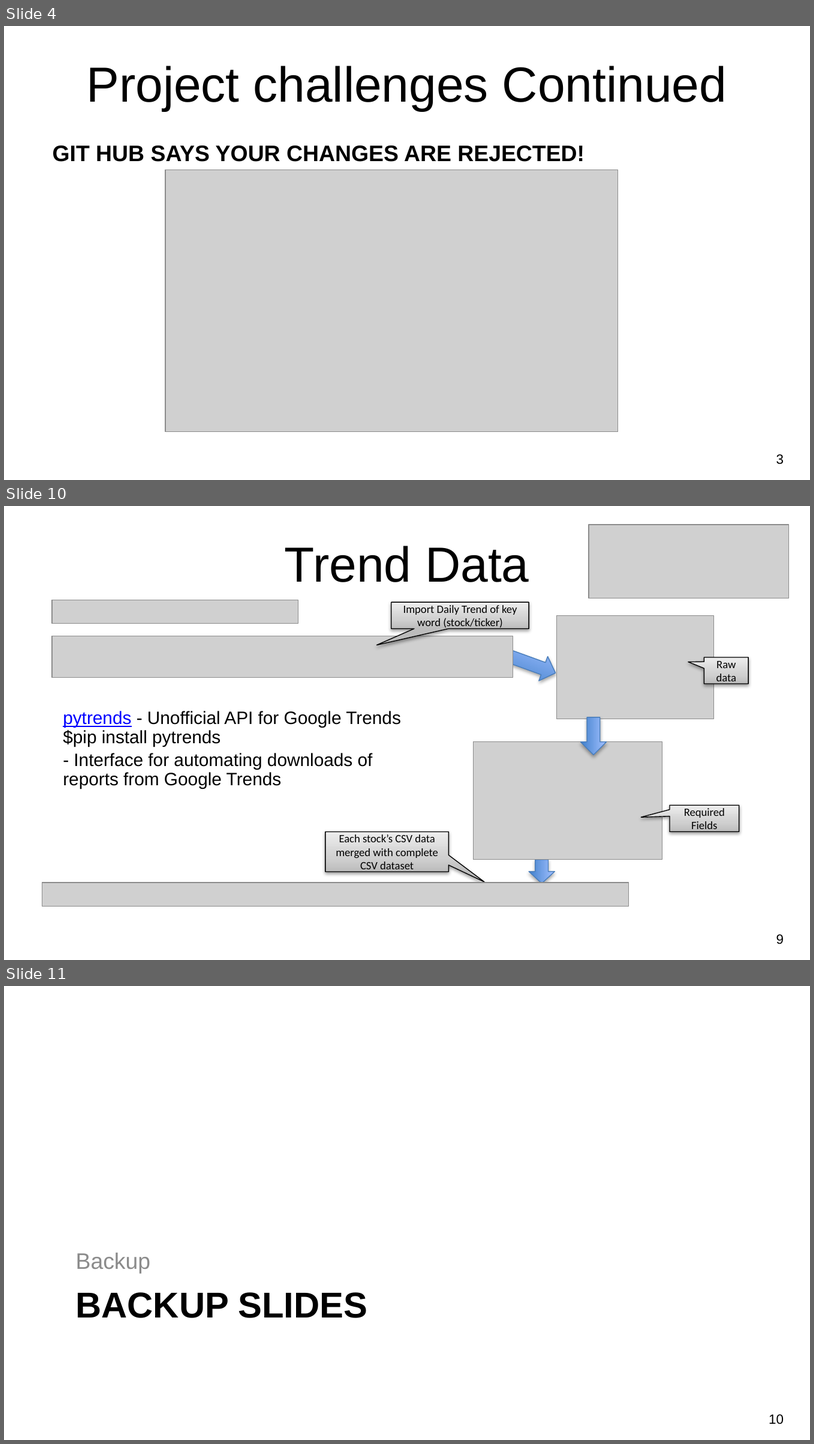
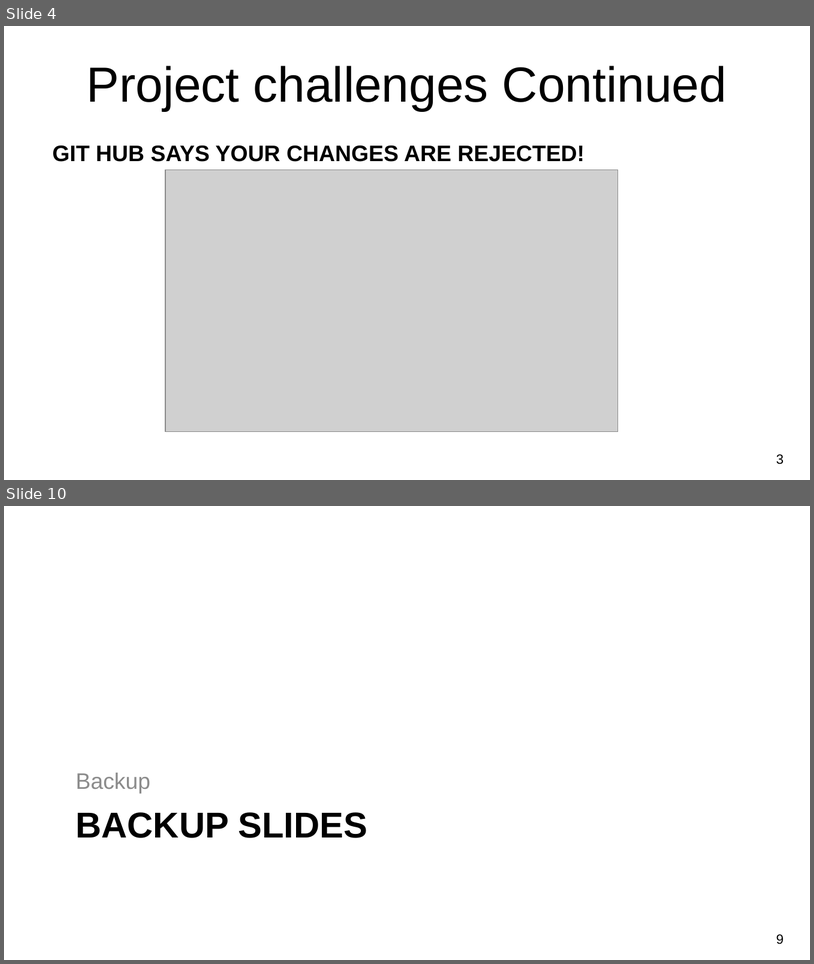
Before and after one commit to owenmeyer3/job-search-challenge, a slide deck: NU-Project2_Jobs Analysis.pptx. Shown one above the other, each under a label of ours: slides 4, 10 and 11 before the commit, slides 4 and 10 after it; the slides between them are not shown. The pictures are 814x1444 and 814x964 pixels, drawn with LibreOffice and Linux fonts; fonts in the diff are those of the drawing; grey boxes stand for pictures; background and template pictures are left out. Boxes give left, top, right and bottom in pixels: in the first picture for what was removed or moved away, otherwise in the second. Text is boxed around its words. In the diff, an @@ line names an element or a change of style, - is before the commit and + after.

```diff
--- a/NU-Project2_Jobs Analysis.pptx
+++ b/NU-Project2_Jobs Analysis.pptx
@@ slide 10 removed at bbox=[4, 506, 810, 960], background picture (left out) @@
@@ picture removed at bbox=[588, 525, 789, 598] @@
@@ title removed at bbox=[285, 546, 529, 582] @@
-Trend Data
@@ picture removed at bbox=[53, 600, 299, 623] @@
@@ speech box removed at bbox=[392, 602, 530, 628] @@
-Import Daily Trend of key word (stock/ticker)
@@ picture removed at bbox=[557, 616, 714, 719] @@
@@ picture removed at bbox=[53, 636, 513, 677] @@
@@ right arrow removed at bbox=[504, 643, 560, 685] @@
@@ speech box removed at bbox=[705, 657, 749, 684] @@
-Raw data
@@ text removed at bbox=[63, 711, 401, 789] @@
-pytrends - Unofficial API for Google Trends $pip install pytrends
-- Interface for automating downloads of reports from Google Trends
@@ right arrow removed at bbox=[581, 717, 606, 754] @@
@@ picture removed at bbox=[473, 741, 662, 859] @@
@@ speech box removed at bbox=[670, 805, 740, 832] @@
-Required Fields
@@ speech box removed at bbox=[326, 832, 449, 871] @@
-Each stock’s CSV data merged with complete CSV dataset
@@ right arrow removed at bbox=[528, 859, 554, 883] @@
@@ picture removed at bbox=[42, 883, 629, 906] @@
@@ page number removed at bbox=[777, 934, 784, 944] @@
-9
@@ what was slide 11 is now slide 10 @@
@@ page number at bbox=[777, 934, 784, 944]: text changed @@
-10
+9
```
Also in this commit, not shown: 3 slides changed, 4 slides added, 5 other slides removed.
